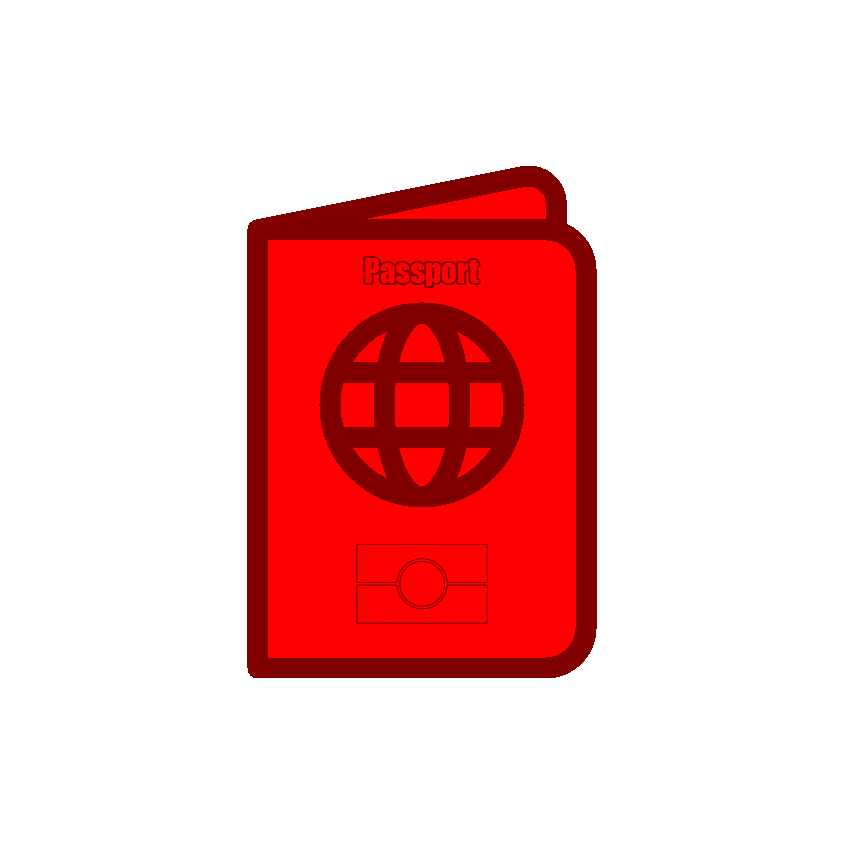
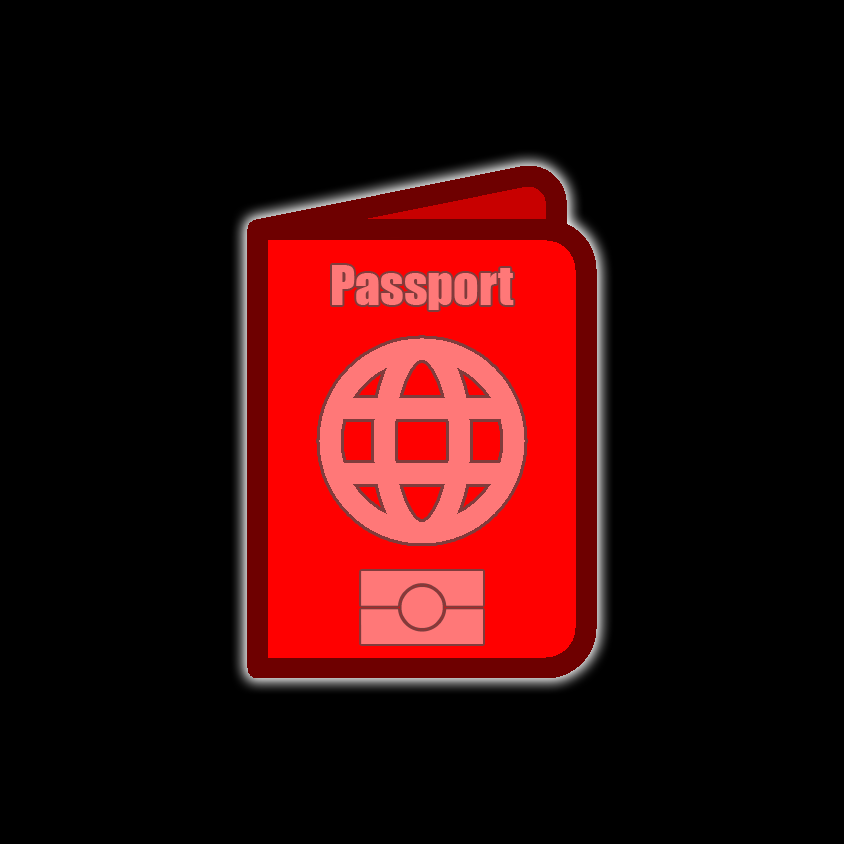
Comparing the layer stacks of the two 844 x 844 images. Changes:
added layer "Color Fill 4 copy 3" above "Color Fill 4 copy 2" over [230, 149, 614, 695]
added layer "Color Fill 4 copy" (multiply) above "Labels" over [0, 0, 844, 844]
renamed "Color Fill 3" to "Color Fill 2", blend multiply → normal, moved it into group "Passport copy" over [0, 0, 844, 844]
removed layer "Passport copy" over [363, 256, 481, 288]
hid "Color Fill 1 copy 2" over [356, 544, 488, 624]
added group "Passport" with 6 layers above "Layer 2 copy" over [0, 0, 844, 844]
moved "Color Fill 1" (2nd of 2, in "Passport") into group "Passport", painted on it over [0, 0, 844, 844]
"Layer 3" (2nd of 2, in "Passport"): blend multiply → normal, moved it into group "Passport", painted on it over [247, 166, 597, 678]
moved "Color Fill 2" (2nd of 2, in "Passport") into group "Passport" over [0, 0, 844, 844]
moved "Fill" (2nd of 2, in "Passport") into group "Passport", painted on it over [248, 176, 594, 667]
added layer "Color Fill 5" (2nd of 2, in "Passport") in group "Passport" over [0, 0, 844, 844]
added layer "Layer 4" (2nd of 2, in "Passport") in group "Passport" over [357, 177, 559, 226]
added layer "Layer 5" above "Layer 1" over [0, 0, 844, 844]
